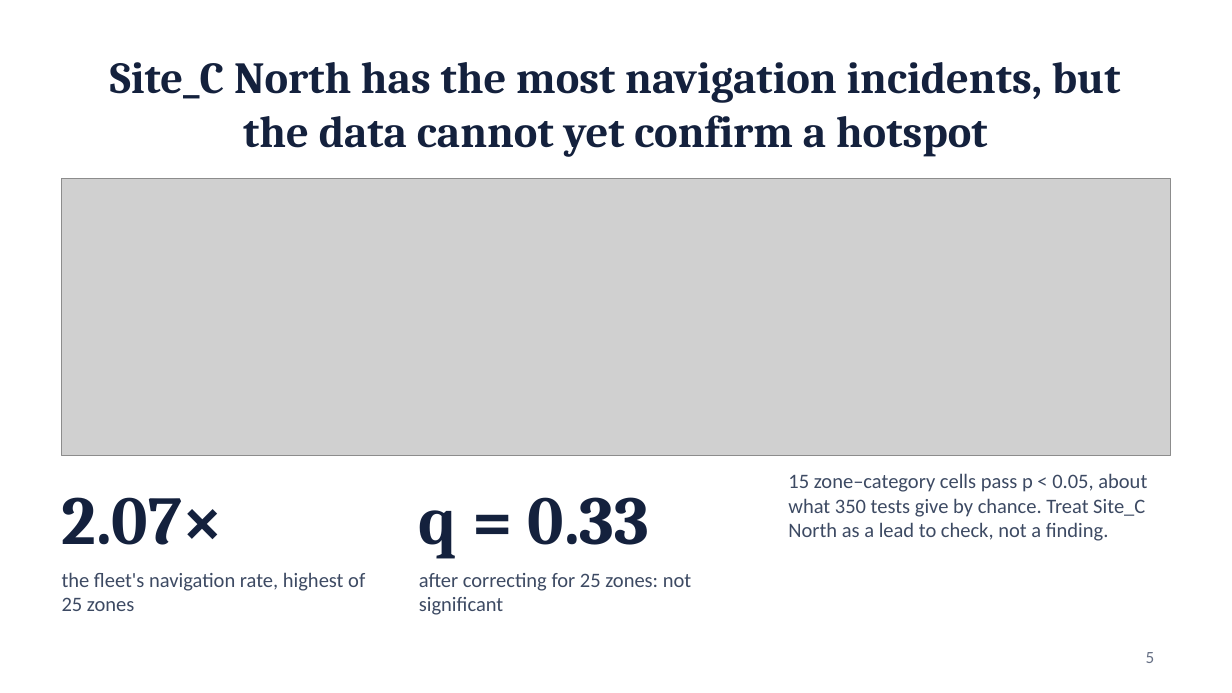
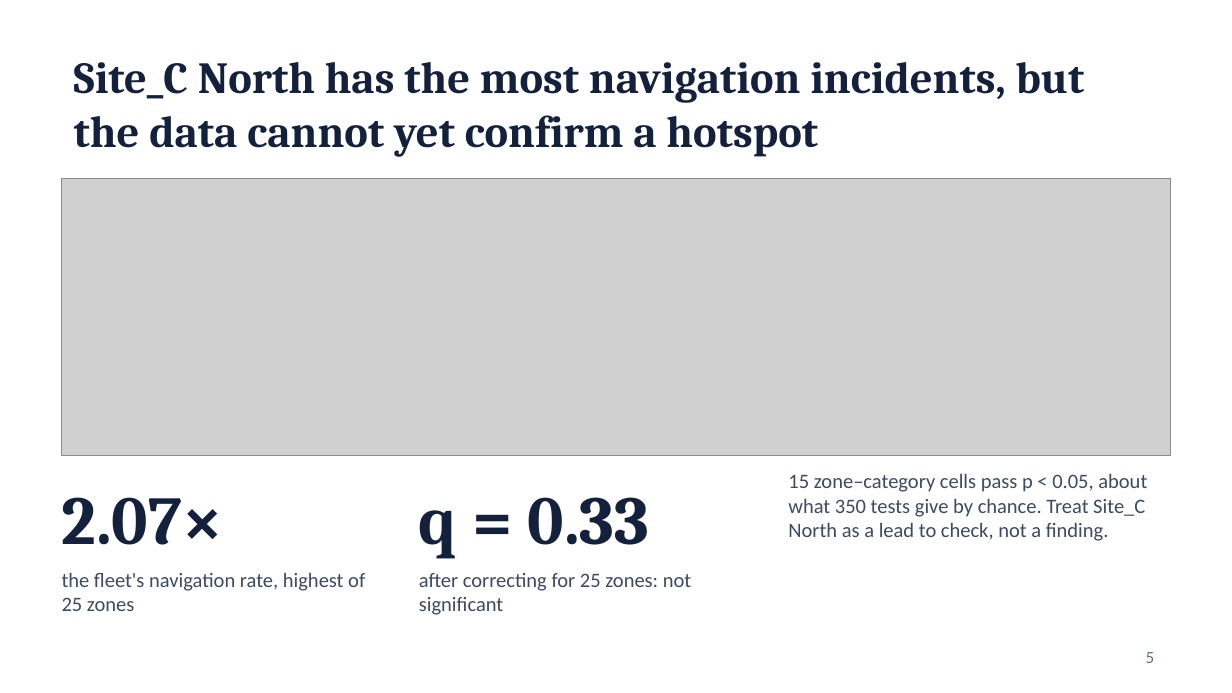
Before and after one commit to xuchiyu1/ingen-field-intelligence, a slide deck: slide 5 of W04_Findings_Deck.pptx. Drawn at 1232x693 pixels with LibreOffice and Linux fonts; fonts in the diff are those of the drawing; grey boxes stand for pictures. Boxes give left, top, right and bottom in pixels: in the first picture for what was removed or moved away, otherwise in the second. Text is boxed around its words. In the diff, an @@ line names an element or a change of style, - is before the commit and + after.

```diff
--- a/W04_Findings_Deck.pptx
+++ b/W04_Findings_Deck.pptx
@@ title "Site_C North has the most ..." at (74, 62, 1085, 157): alignment centre to left @@
```
Also in this commit, not shown: 7 other slides changed, 3 other files.
